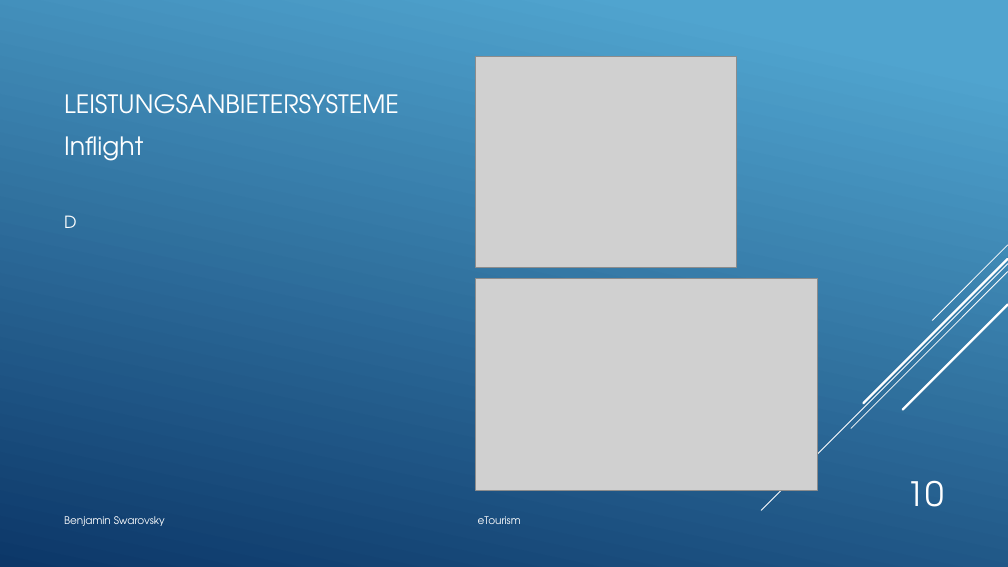
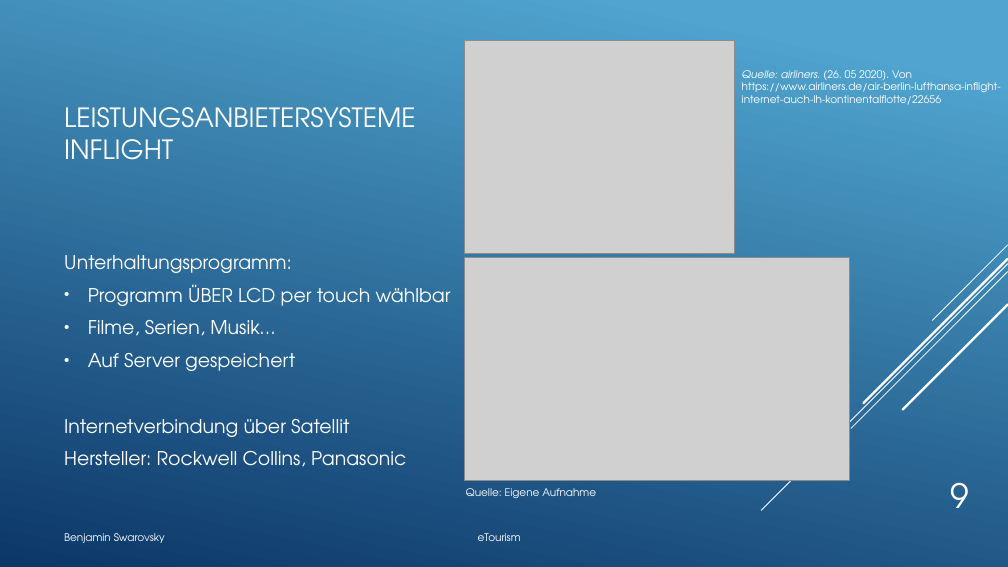
Before and after one commit to BenjaminS01/eTourism, a slide deck: slide 9 of Etourism.pptx (slide 10 before the commit). Drawn at 1008x567 pixels with LibreOffice and Linux fonts; fonts in the diff are those of the drawing; grey boxes stand for pictures. Boxes give left, top, right and bottom in pixels: in the first picture for what was removed or moved away, otherwise in the second. Text is boxed around its words. In the diff, an @@ line names an element or a change of style, - is before the commit and + after.

```diff
--- a/Etourism.pptx
+++ b/Etourism.pptx
@@ picture: place and size @@
-picture at (476,57,737,268)
+picture at (464,41,734,253)
@@ text added at (742,70,1001,105), 10 pt, text #FFFFFF @@
+Quelle: airliners. (26. 05 2020). Von https://www.airliners.de/air-berlin-lufthansa-inflight-internet-auch-lh-kontinentalflotte/22656
@@ title at (64,107,415,160): text changed; size 24 to 25.2 pt @@
-LEISTUNGSANBIETERSYSTEME
+LEISTUNGSANBIETERSYSTEME
+INFLIGHT
@@ text at (64,255,451,467): text changed; size 24 to 18 pt @@
-Inflight
-D
+Unterhaltungsprogramm:
+• Programm ÜBER LCD per touch wählbar
+• Filme, Serien, Musik…
+• Auf Server gespeichert
+Internetverbindung über Satellit
+Hersteller: Rockwell Collins, Panasonic
@@ picture: place and size @@
-picture at (476,278,817,490)
+picture at (464,258,849,480)
@@ text added at (466,488,596,499), 10 pt, text #FFFFFF @@
+Quelle: Eigene Aufnahme
@@ page number at (950,482,969,508): text changed @@
-10
+9
@@ text "Benjamin Swarovsky eTourism": place and size @@
-text "Benjamin Swarovsky eTourism" at (64,516,521,526)
+text "Benjamin Swarovsky eTourism" at (64,533,521,543)
```
Also in this commit, not shown: 18 other slides changed, 1 slide added, 1 slide removed.
